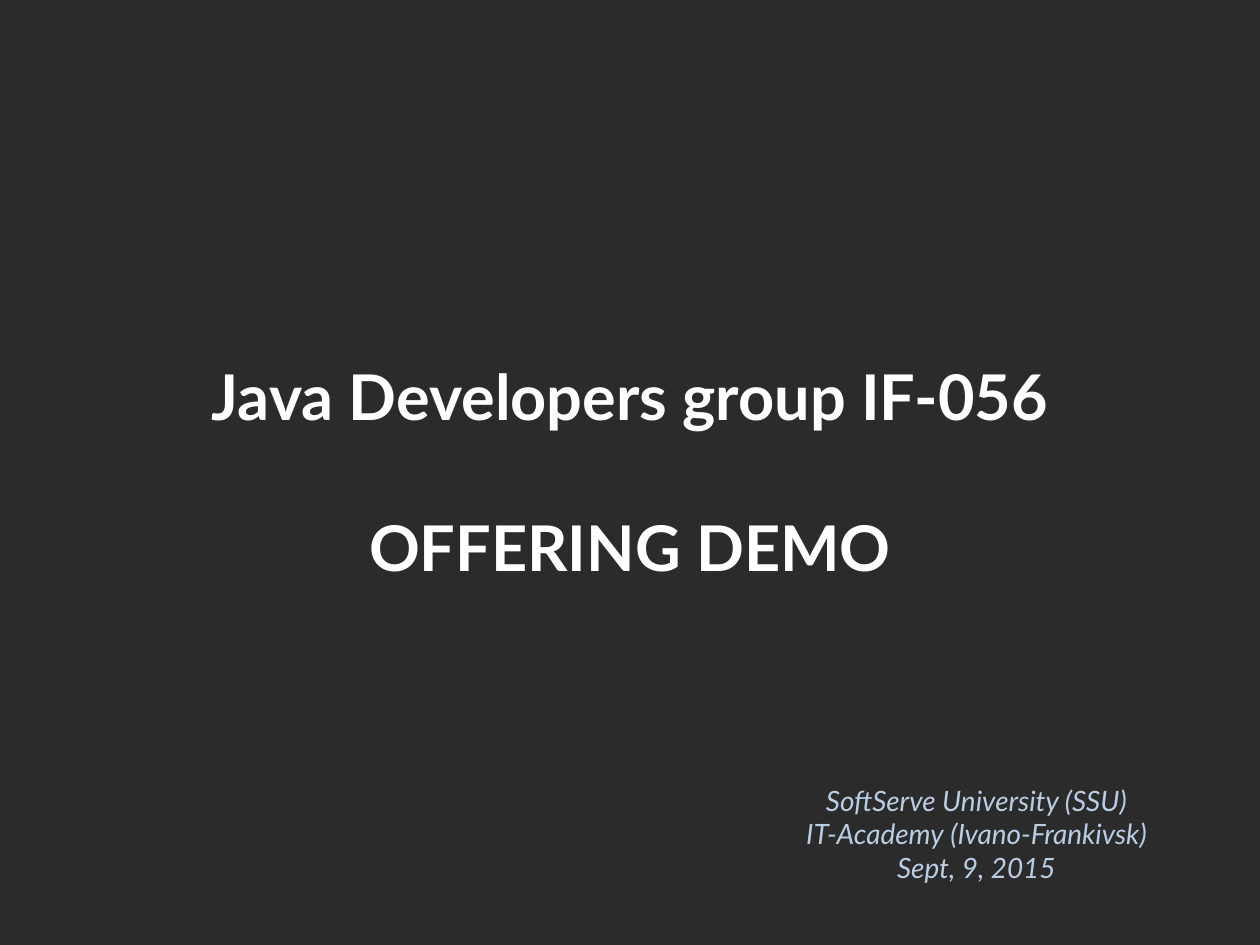
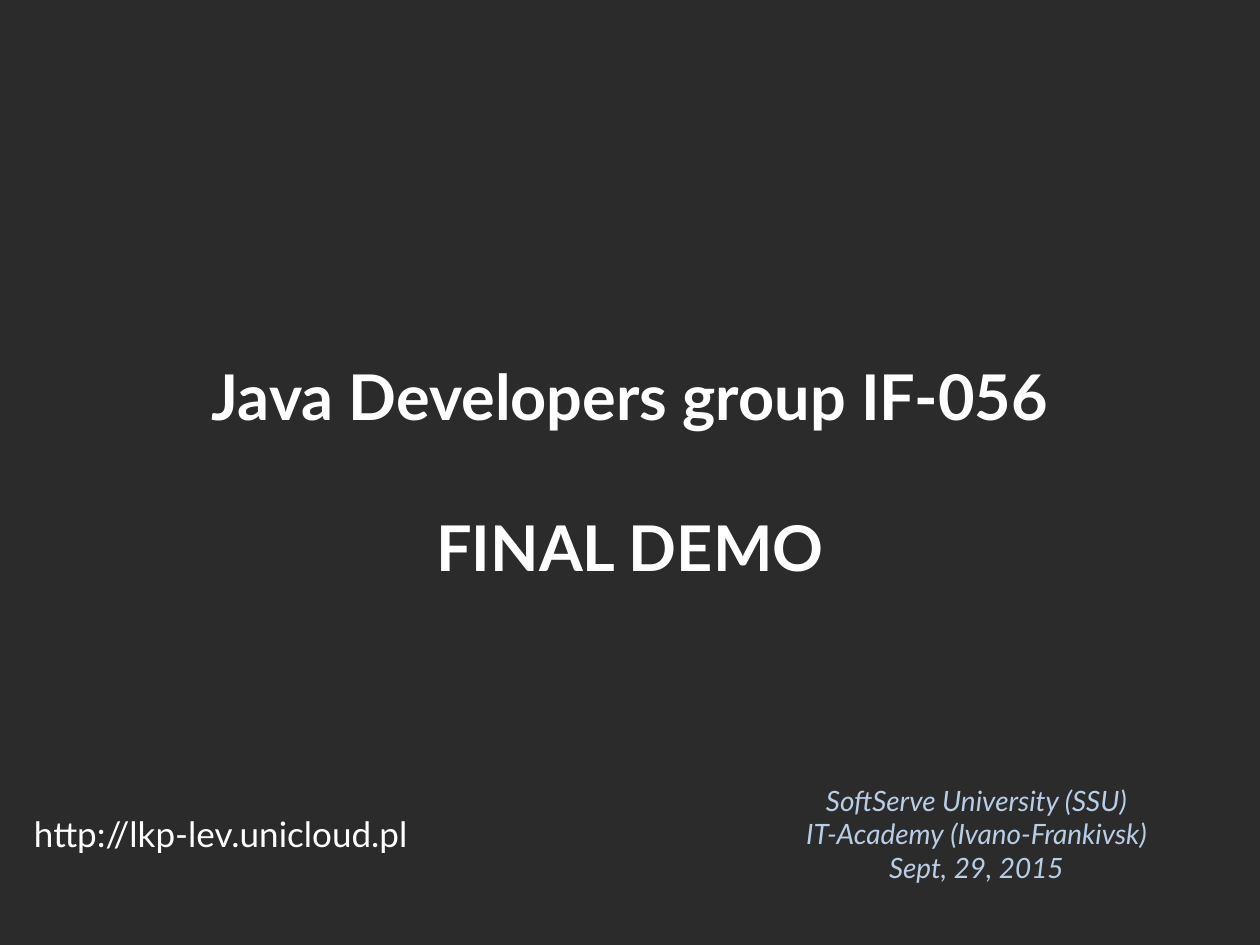
Before and after one commit to if-056-java/animalsRepo, a slide deck: slide 1 of offering demo/Java_IF_056_OD.ppt. Drawn at 1260x945 pixels with LibreOffice and Linux fonts; fonts in the diff are those of the drawing; background and template pictures are left out; a plain dark background stands for a picture behind light text. Boxes give left, top, right and bottom in pixels: in the first picture for what was removed or moved away, otherwise in the second. Text is boxed around its words. In the diff, an @@ line names an element or a change of style, - is before the commit and + after.

```diff
--- a/offering demo/Java_IF_056_OD.ppt
+++ b/offering demo/Java_IF_056_OD.ppt
@@ title at [212, 373, 1048, 572]: text changed @@
-Java Developers group IF-056
-OFFERING DEMO
+Java Developers group IF-056
+FINAL DEMO
@@ text added at [34, 821, 407, 853], 20 pt, text #FFFFFF @@
+http://lkp-lev.unicloud.pl
@@ text at [889, 857, 1064, 883]: text changed @@
-Sept, 9, 2015
+Sept, 29, 2015
```
Also in this commit, not shown: 1 other slide changed.
